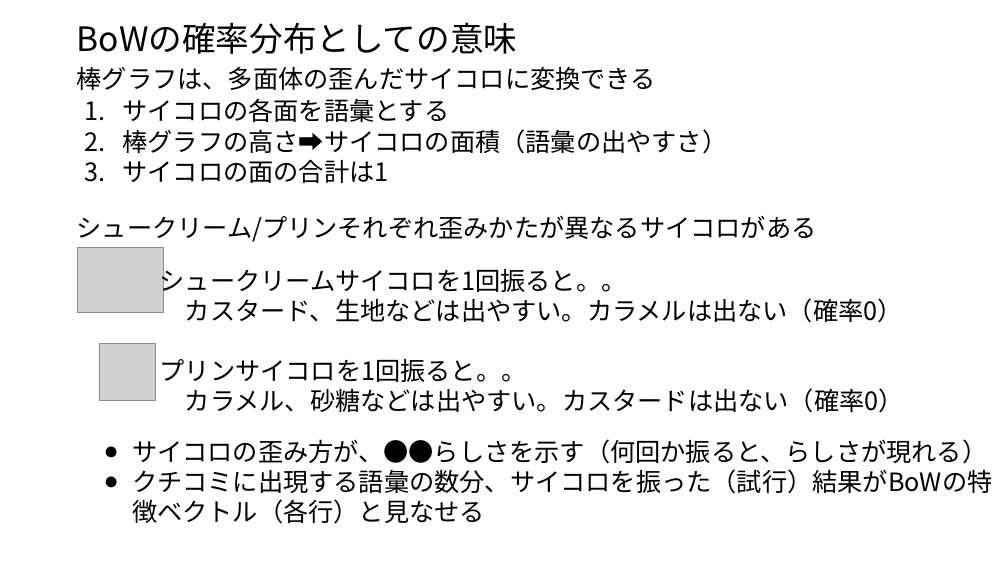
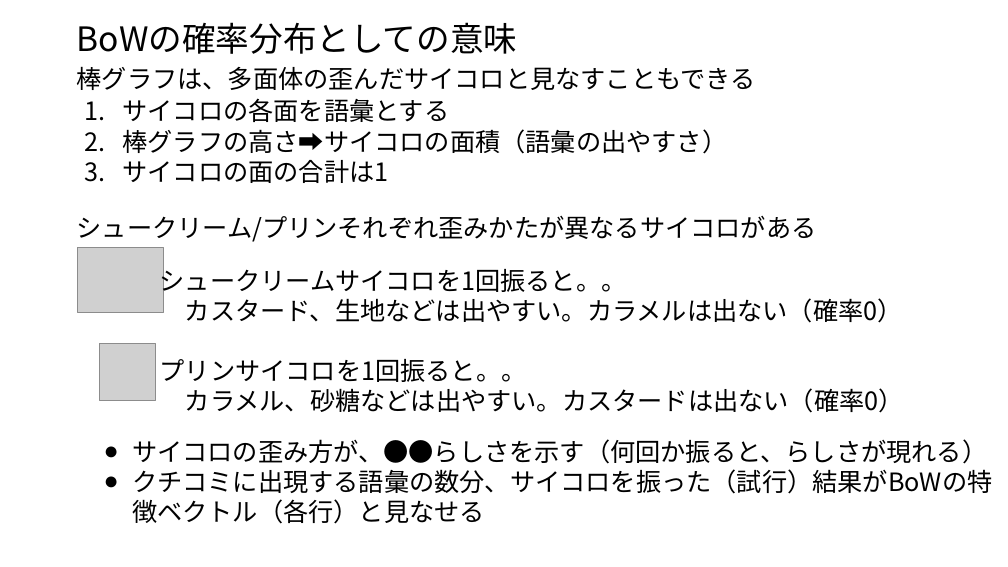
Before and after one commit to ueharaLab/NLP3_BoW, a slide deck: slide 22 of textmining3 BOW.pptx. Drawn at 1008x567 pixels with LibreOffice and Linux fonts; fonts in the diff are those of the drawing; grey boxes stand for pictures. Boxes give left, top, right and bottom in pixels: in the first picture for what was removed or moved away, otherwise in the second. Text is boxed around its words. In the diff, an @@ line names an element or a change of style, - is before the commit and + after.

```diff
--- a/textmining3 BOW.pptx
+++ b/textmining3 BOW.pptx
@@ text at box(77, 66, 756, 90): text changed @@
-棒グラフは、多面体の歪んだサイコロに変換できる
+棒グラフは、多面体の歪んだサイコロと見なすこともできる
```
Also in this commit, not shown: 5 other slides changed, 3 other files.
